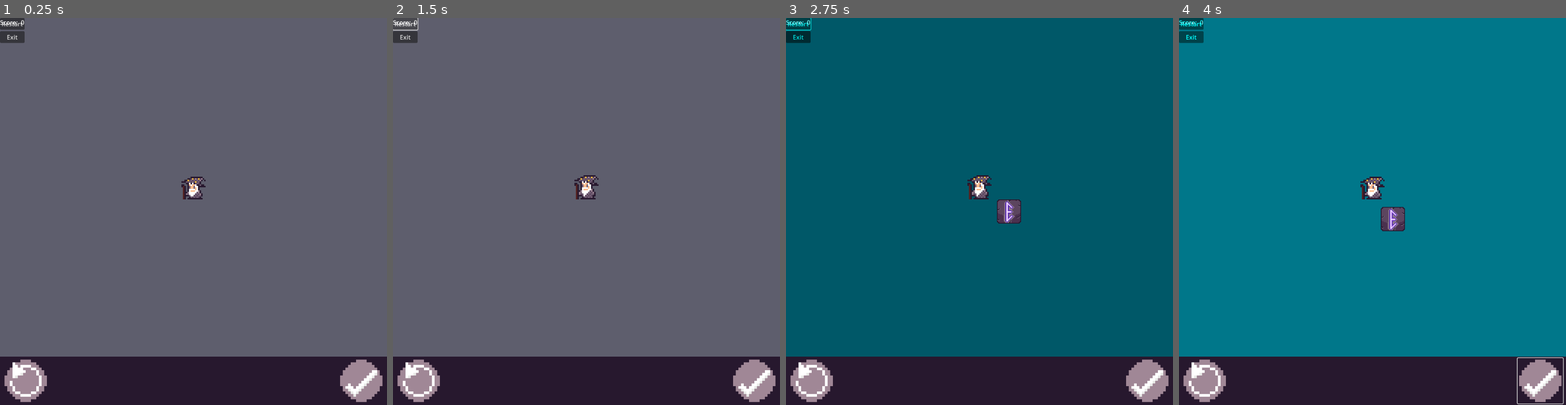
Above: before the commit, frames 1-4 (left to right).
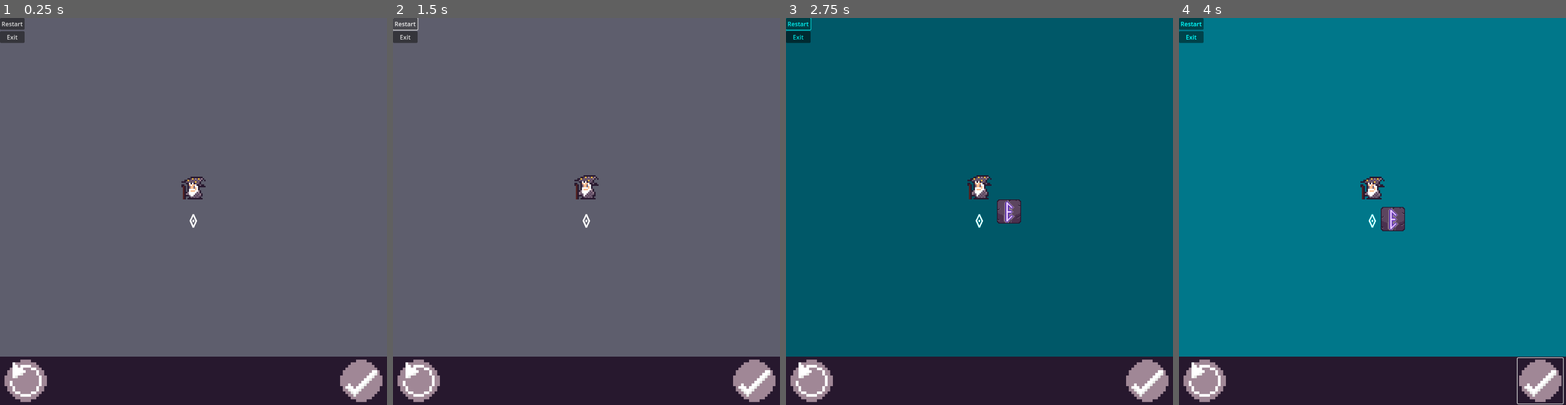
Above: after the commit, the same moments.

Repository: fourbytes/LD55
Game: Godot game, scene res://Main.tscn
Two runs of this game, one before a commit and one after it. Both use one fixed random seed, a clock stepped at 60 frames per second and the inputs below.
Inputs (mouse positions are in pixels of both pictures, inside the frame that each line leads up to):
- Up to frame 1 (0.25 s): no input
- Up to frame 2 (1.5 s): click "Restart" at 0.5 s; click "Restart" at 1.25 s
- Up to frame 3 (2.75 s): click "Restart" at 2 s
- Up to frame 4 (4 s): click (1538, 381) at 2.75 s; click (1538, 381) at 3.5 s

The runs differ from the first frame. In frame 1, less than 0.1% of the frame differs, in the area x 0-51%, y 0-55%; in frame 2, less than 0.1%; in frame 3, less than 0.1%; in frame 4, less than 0.1%.

Commit message:
add font to score and center score

Diff:
--- a/Main.tscn
+++ b/Main.tscn
@@ -59,6 +59,11 @@
 script = ExtResource("10_5cg4t")
 
 [node name="Scoreboard" parent="GameCanvas" instance=ExtResource("4_ftetj")]
+anchors_preset = 8
+anchor_left = 0.5
+anchor_top = 0.5
+anchor_right = 0.5
+anchor_bottom = 0.5
 
 [node name="LetterStage" parent="GameCanvas" instance=ExtResource("5_cdi50")]
 
--- a/scenes/GameSession/Scoreboard/Scoreboard.gd
+++ b/scenes/GameSession/Scoreboard/Scoreboard.gd
@@ -1,11 +1,12 @@
 extends Label
-
-const score_prefix = "Score: "
 
 # Called when the node enters the scene tree for the first time.
 func _ready():
-	self.set_text("%s %s" % [score_prefix, 0])
 	Store.score_changed.connect(_on_score_changed)
+	var viewport_size = get_viewport_rect().size
+	set_position(Vector2(viewport_size.x/2.0 - 24, viewport_size.y/2.0))
+
+	_on_score_changed(0)
 
 func _on_score_changed(score: int):
-	self.set_text("%s %s" % [score_prefix, str(score)])
+	self.set_text(str(score))
--- a/scenes/GameSession/Scoreboard/Scoreboard.tscn
+++ b/scenes/GameSession/Scoreboard/Scoreboard.tscn
@@ -1,17 +1,23 @@
-[gd_scene load_steps=2 format=3 uid="uid://d2bytwpjq4yl8"]
+[gd_scene load_steps=4 format=3 uid="uid://d2bytwpjq4yl8"]
 
 [ext_resource type="Script" path="res://scenes/GameSession/Scoreboard/Scoreboard.gd" id="1_1utvu"]
+[ext_resource type="FontFile" uid="uid://1yi50wv7ciot" path="res://assets/fonts/NorseBold-2Kge.otf" id="1_bty2x"]
+
+[sub_resource type="LabelSettings" id="LabelSettings_ehl20"]
+font = ExtResource("1_bty2x")
+font_size = 48
 
 [node name="Scoreboard" type="Control"]
 layout_mode = 3
-anchors_preset = 15
-anchor_right = 1.0
-anchor_bottom = 1.0
-grow_horizontal = 2
-grow_vertical = 2
+anchors_preset = 0
 
 [node name="Label" type="Label" parent="."]
-layout_mode = 0
-offset_right = 40.0
-offset_bottom = 23.0
+layout_mode = 2
+offset_right = 48.0
+offset_bottom = 48.0
+size_flags_horizontal = 4
+label_settings = SubResource("LabelSettings_ehl20")
+horizontal_alignment = 1
+vertical_alignment = 1
+justification_flags = 0
 script = ExtResource("1_1utvu")
Binary file added: assets/fonts/NorseBold-2Kge.otf
Not shown, added: assets/fonts/NorseBold-2Kge.otf.import
